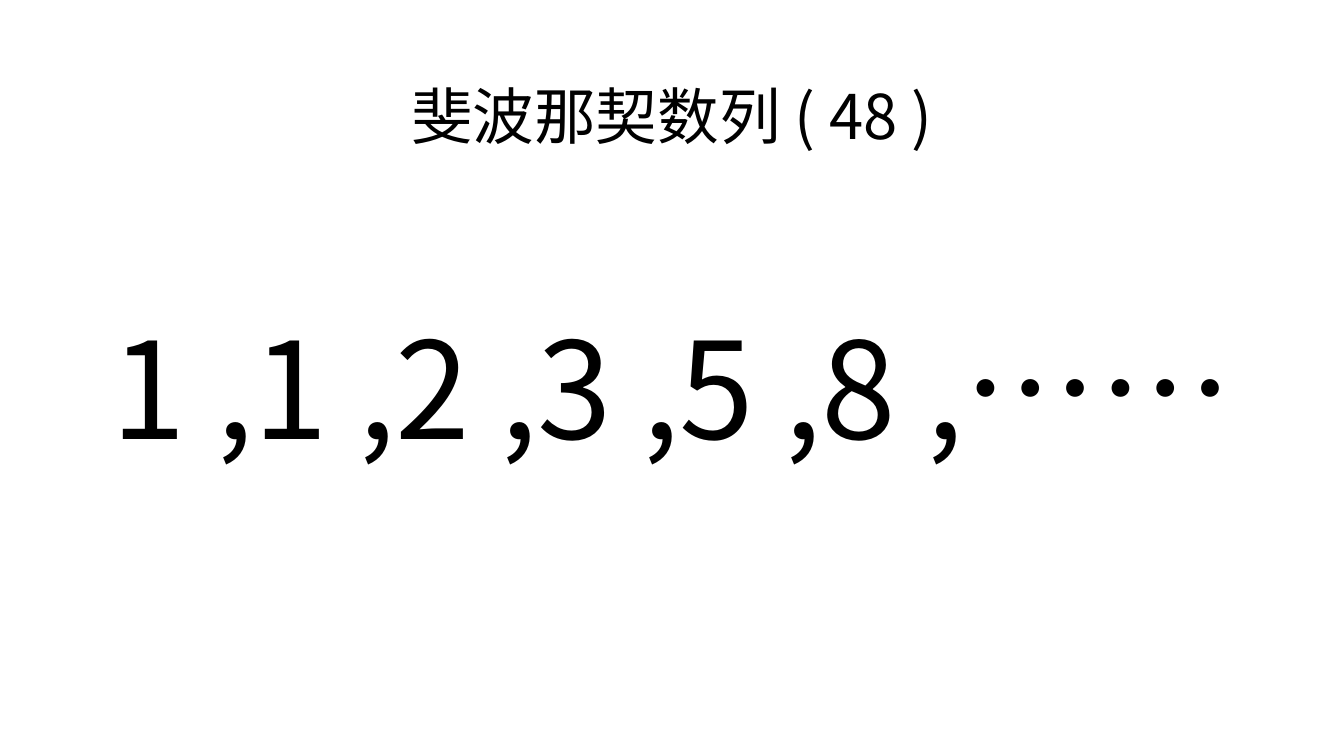
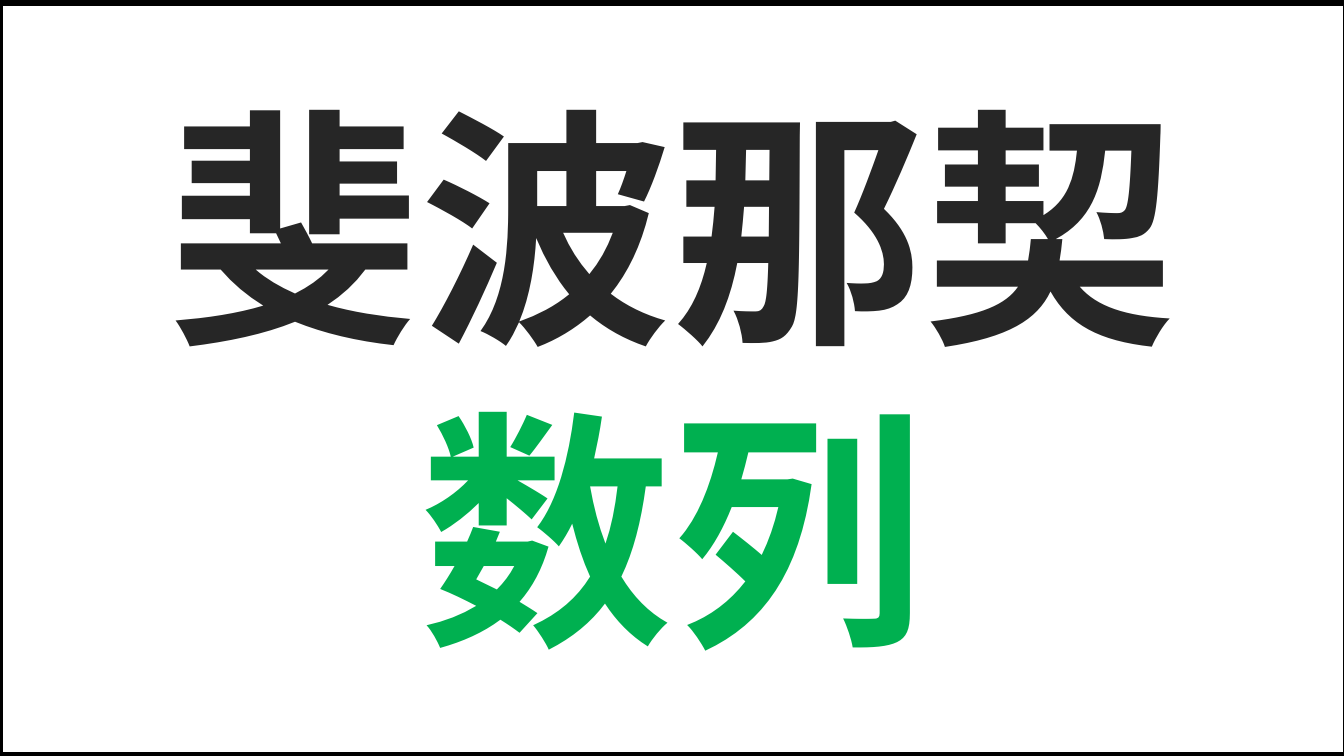
Before and after one commit to ZPYhiahiahia/nxjb-recursion-src, a slide deck: slide 17 of 递归.pptx (slide 9 before the commit). Drawn at 1344x756 pixels with LibreOffice and Linux fonts; fonts in the diff are those of the drawing. Boxes give left, top, right and bottom in pixels: in the first picture for what was removed or moved away, otherwise in the second. Text is boxed around its words. In the diff, an @@ line names an element or a change of style, - is before the commit and + after.

```diff
--- a/递归.pptx
+++ b/递归.pptx
@@ table added at (0,1,1344,756), 1 rows, 1 columns @@
+
@@ table added at (0,2,1344,756), 1 rows, 1 columns @@
+
@@ text "斐波那契数列" at (169,109,1177,651): vertical alignment middle to top @@
@@ text at (169,109,1177,651): text changed; size 44 to 180 pt; text colour #000000 to #262626; bold on @@
-斐波那契数列 ( 48 )
+斐波那契数列
@@ text removed at (111,338,896,465) @@
-1 ,1 ,2 ,3 ,5 ,8 ,……
```
Also in this commit, not shown: 3 other slides changed, 19 slides added, 6 slides removed, 1 other file.
